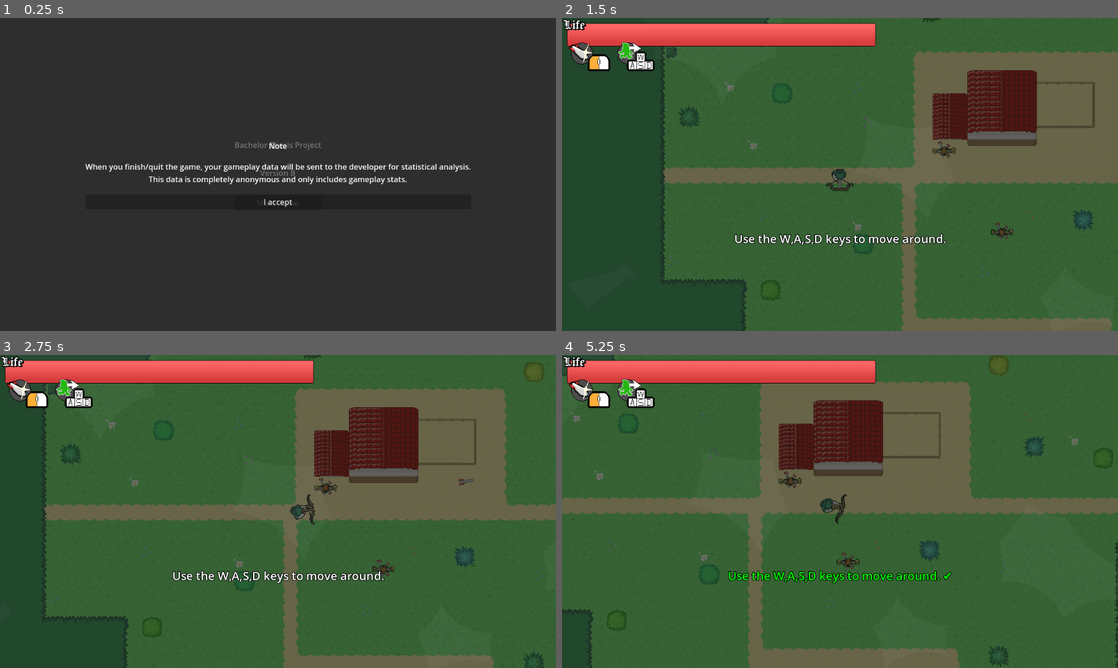
Above: before the commit, frames 1-4 (two rows, left to right).
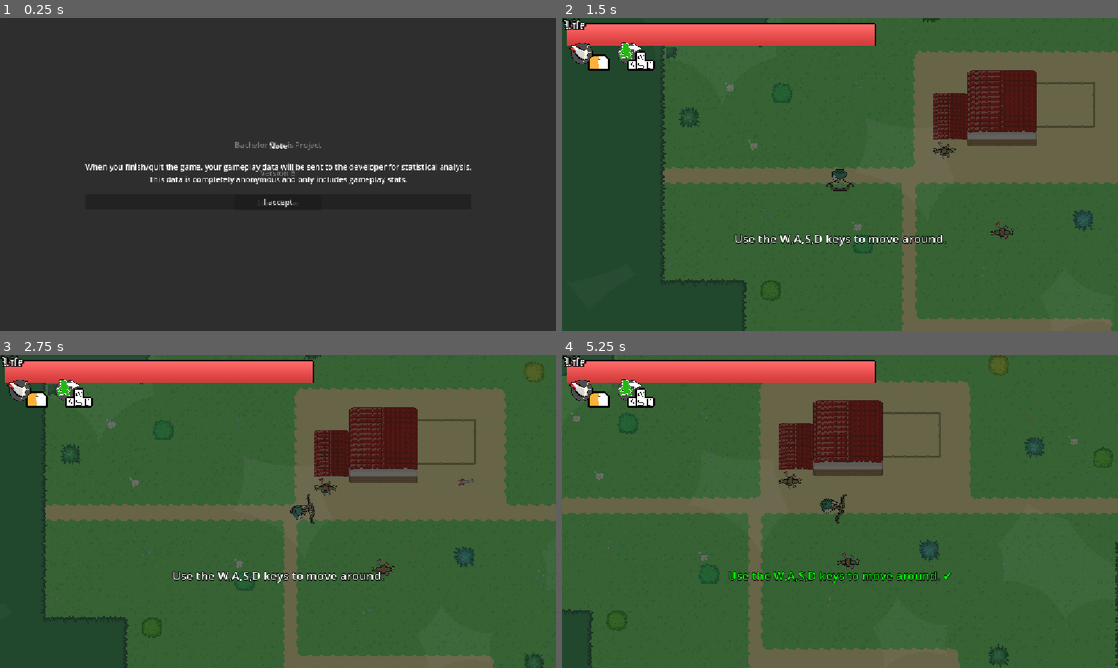
Above: after the commit, the same moments.

Repository: pane111/top-down-shooter
Game: Godot game, scene res://assets/scenes/title_screen.tscn
The game is run twice, just before and just after one commit, with the same random seed, the same clock (stepped at 60 frames per second) and the same inputs.
Inputs (mouse positions are in pixels of both pictures, inside the frame that each line leads up to):
- Up to frame 1 (0.25 s): no input
- Up to frame 2 (1.5 s): click "Start Game" at 0.5 s; click "Start Game" at 1.25 s
- Up to frame 3 (2.75 s): tap Enter at 2 s; move the mouse to (400, 495) at 2.02 s; press the mouse at (400, 495) at 2.03 s; hold D (mright) from 2.03 s (still down)
- Up to frame 4 (5.25 s): move the mouse to (728, 527) at 2.77 s; release D (mright) at 2.78 s; release the mouse at (728, 527) at 2.78 s; hold S (mdown) 2.78-3.53 s; click (728, 527) at 2.85 s; move the mouse to (895, 442) at 3.52 s; press the mouse at (895, 442) at 3.53 s; hold D (mright) 3.53-4.28 s; move the mouse to (812, 574) at 4.27 s; release the mouse at (812, 574) at 4.28 s; hold W (mup) 4.28-5.03 s; click (812, 574) at 4.35 s; move the mouse to (1006, 558) at 5.02 s; press the mouse at (1006, 558) at 5.03 s; hold A (mleft) from 5.03 s (still down)

The runs differ from the first frame. In frame 1, 1.4% of the frame differs, in the area x 15-85%, y 39-61%; in frame 2, 2.3%; in frame 3, 2.4%; in frame 4, 2.5%, in the area x 0-100%, y 0-100%.

Commit message:
fullscreen update

Diff:
--- a/project.godot
+++ b/project.godot
@@ -21,8 +21,8 @@
 
 [display]
 
+window/size/mode=2
 window/stretch/mode="canvas_items"
-window/stretch/scale_mode="integer"
 
 [global_group]
 
Not shown, changed: export_presets.cfg
